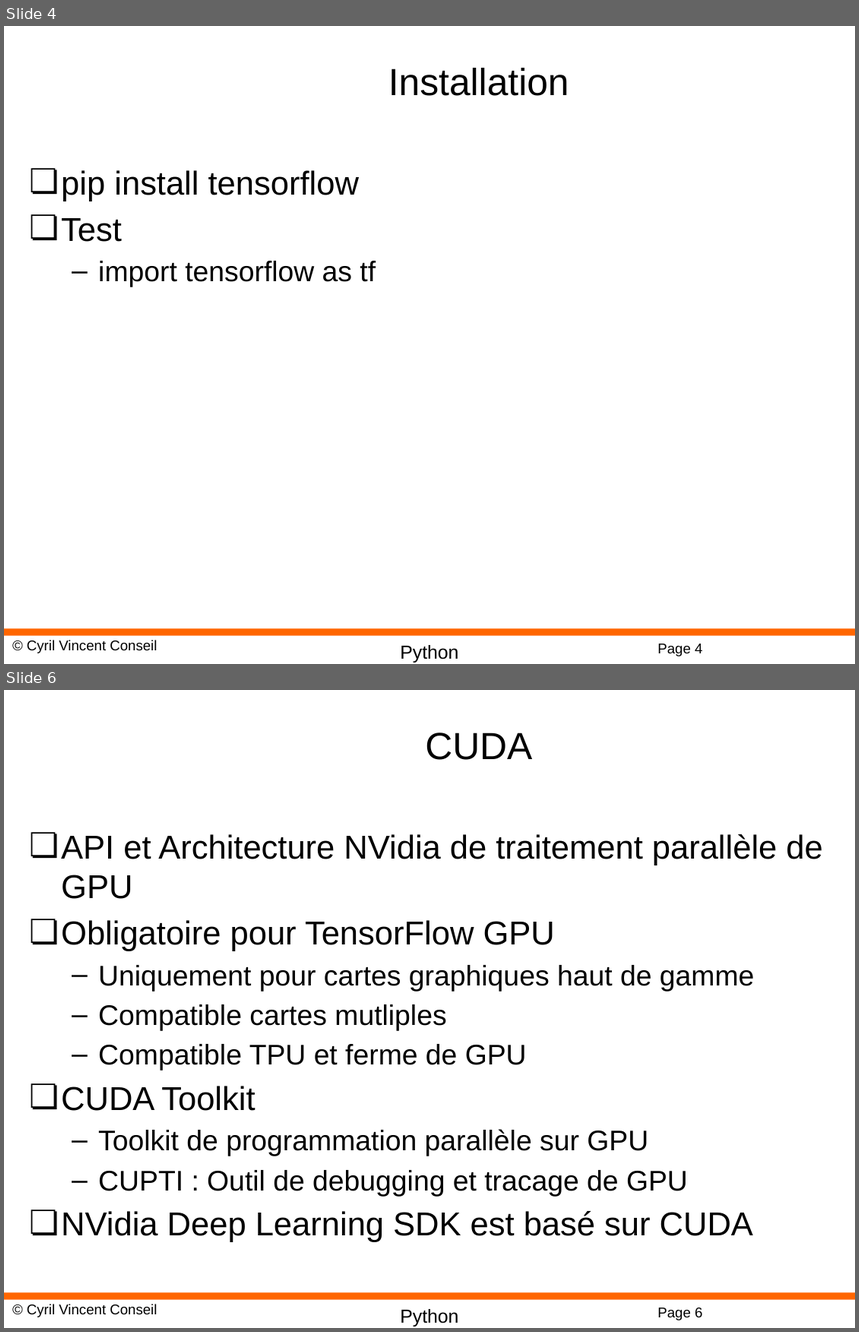
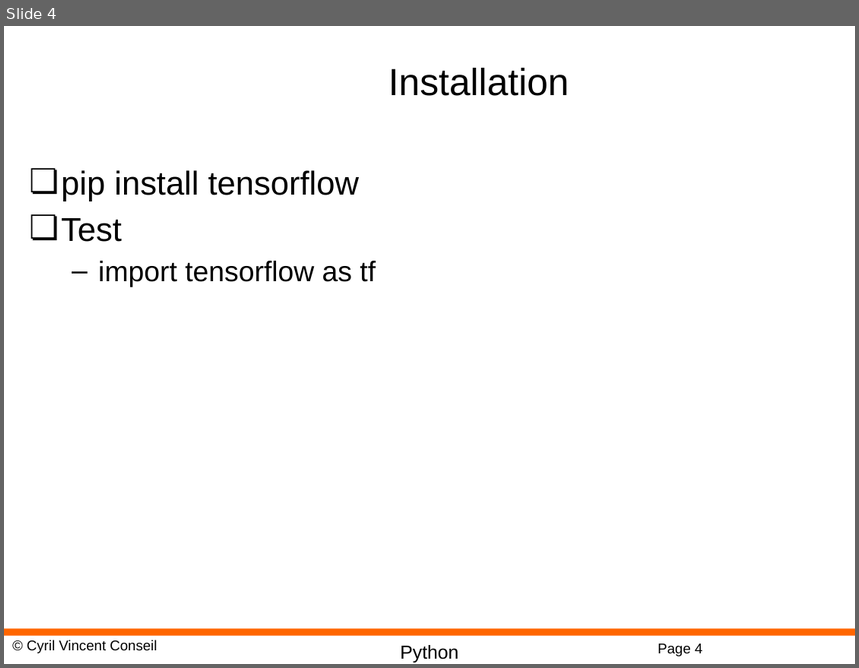
Before and after one commit to cyrilvincent/ML, a slide deck: PPT/DeepLearning07-TensorFlow.pptx. Shown one above the other, each under a label of ours: slides 4 and 6 before the commit, slide 4 after it; the slides between them are not shown. The pictures are 859x1332 and 859x668 pixels, drawn with LibreOffice and Linux fonts; fonts in the diff are those of the drawing; background and template pictures are left out. Boxes give left, top, right and bottom in pixels: in the first picture for what was removed or moved away, otherwise in the second. Text is boxed around its words. In the diff, an @@ line names an element or a change of style, - is before the commit and + after.

```diff
--- a/PPT/DeepLearning07-TensorFlow.pptx
+++ b/PPT/DeepLearning07-TensorFlow.pptx
@@ slide 6 removed at (4,690,855,1328), background #FFFFFF; not listed: 4 template elements that a slide beside it also shows @@
@@ title removed at (425,733,532,760) @@
-CUDA
@@ text removed at (61,834,823,1243) @@
-❏ API et Architecture NVidia de traitement parallèle de GPU
-❏ Obligatoire pour TensorFlow GPU
-  – Uniquement pour cartes graphiques haut de gamme
-  – Compatible cartes mutliples
-  – Compatible TPU et ferme de GPU
-❏ CUDA Toolkit
-  – Toolkit de programmation parallèle sur GPU
-  – CUPTI : Outil de debugging et tracage de GPU
-❏ NVidia Deep Learning SDK est basé sur CUDA
```
Also in this commit, not shown: 13 other slides removed, 3 other files.
